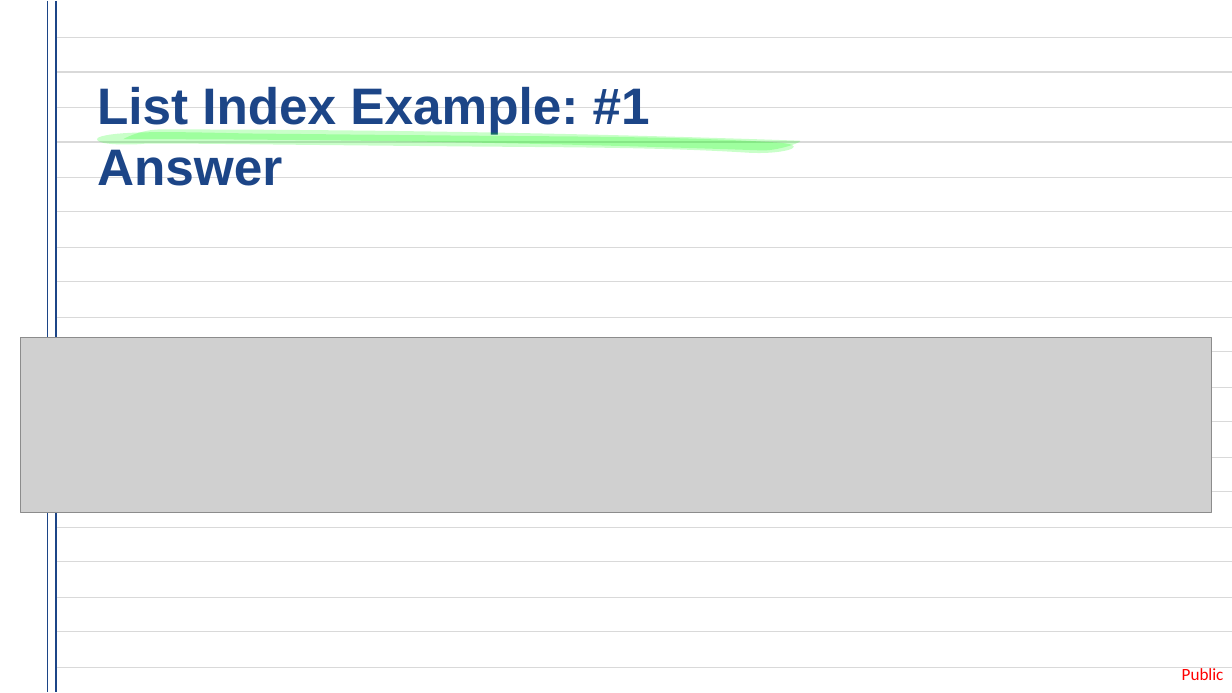
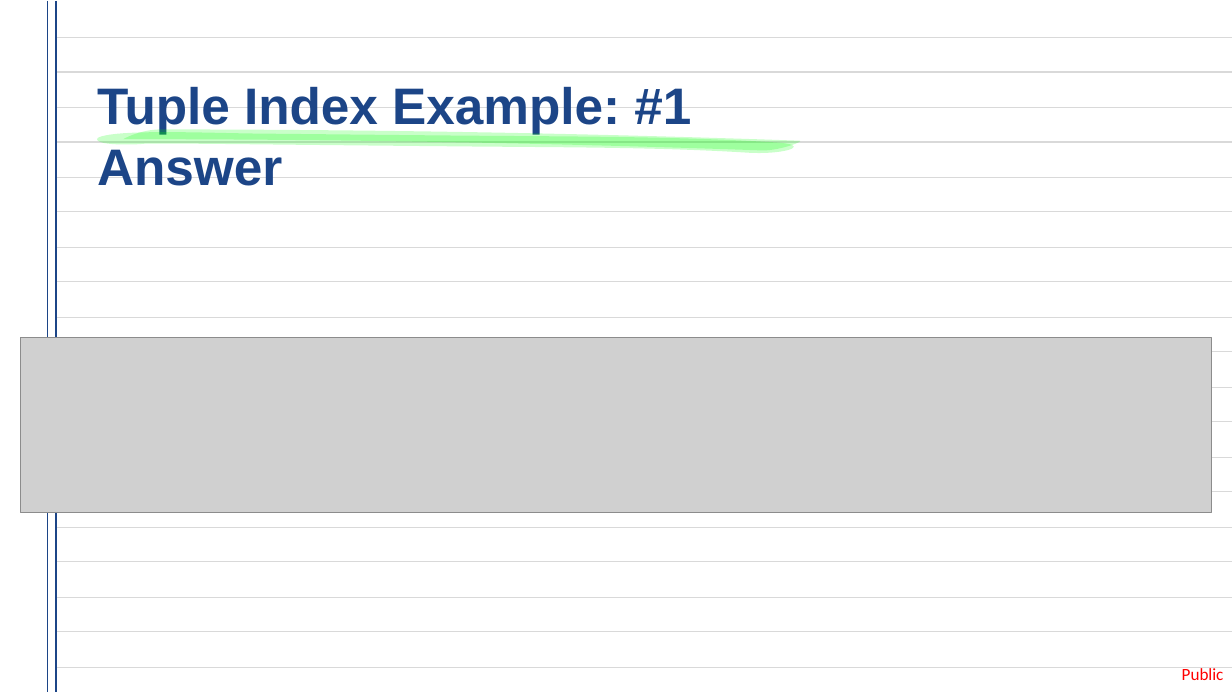
Before and after one commit to pi515/tech-mentorship, a slide deck: slide 13 of lessons/4-collections/4.1-tuples/unit-11-tuples.pptx. Drawn at 1232x693 pixels with LibreOffice and Linux fonts; fonts in the diff are those of the drawing; grey boxes stand for pictures. Boxes give left, top, right and bottom in pixels: in the first picture for what was removed or moved away, otherwise in the second. Text is boxed around its words. In the diff, an @@ line names an element or a change of style, - is before the commit and + after.

```diff
--- a/lessons/4-collections/4.1-tuples/unit-11-tuples.pptx
+++ b/lessons/4-collections/4.1-tuples/unit-11-tuples.pptx
@@ title at box(97, 86, 691, 186): text changed @@
-List Index Example: #1 Answer
+Tuple Index Example: #1 Answer
```
Also in this commit, not shown: 6 other slides changed, 1 other file.
